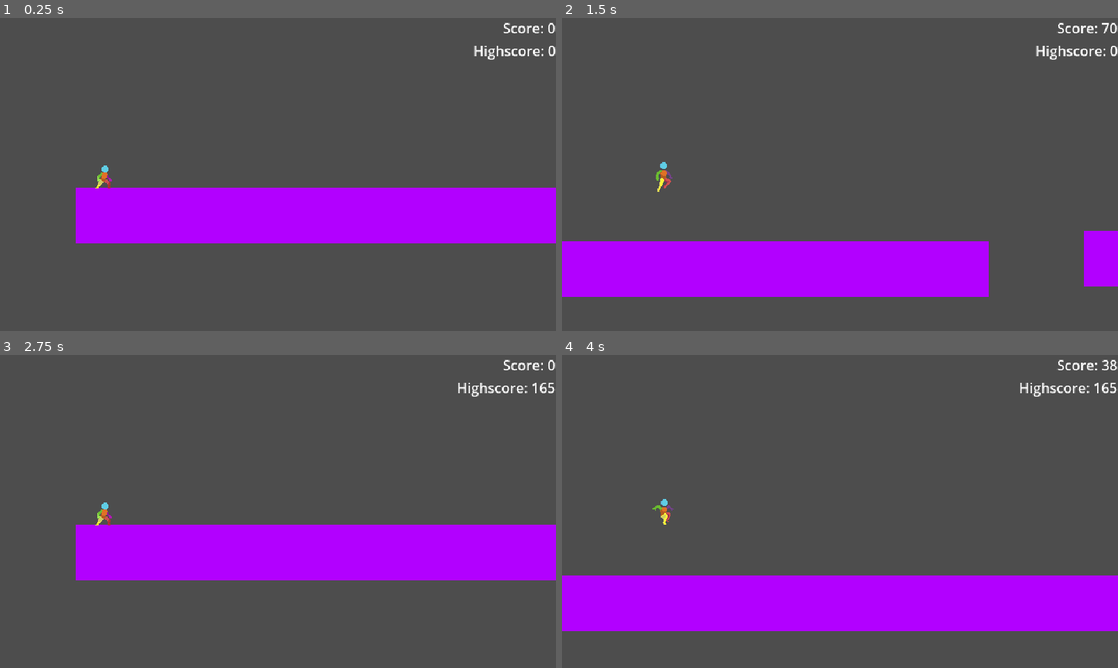
Above: before the commit, frames 1-4 (two rows, left to right).
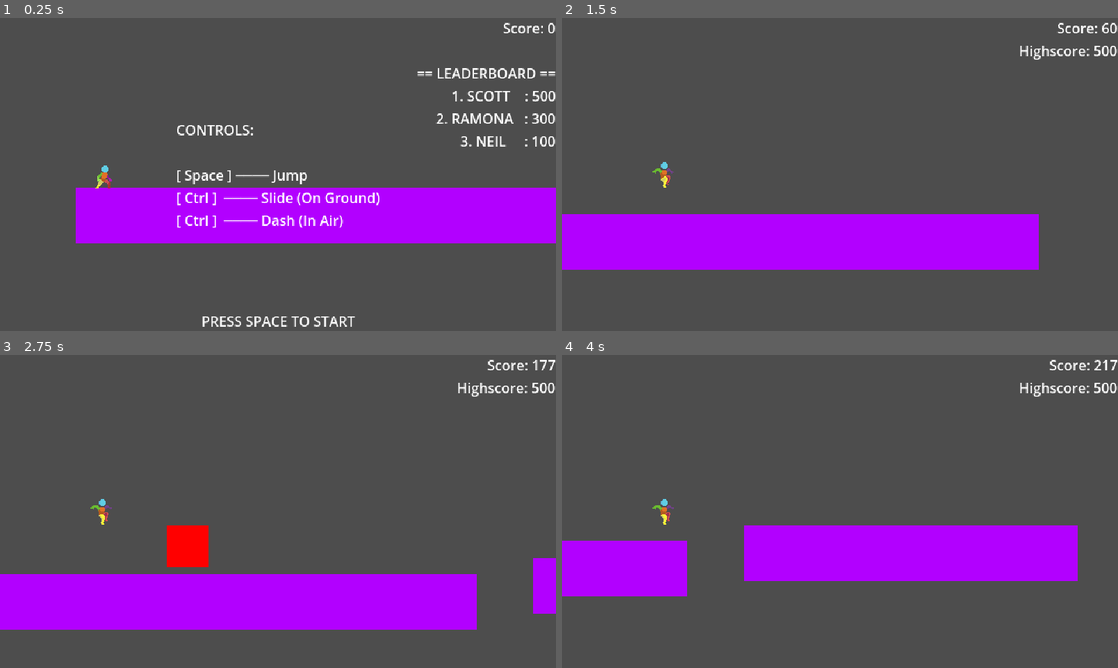
Above: after the commit, the same moments.

Repository: mschonberger/runner
Game: Godot game, scene res://scenes/main.tscn
The game is run twice, just before and just after one commit, with the same random seed, the same clock (stepped at 60 frames per second) and the same inputs.
Inputs:
- Up to frame 1 (0.25 s): no input
- Up to frame 2 (1.5 s): tap Space (jump) at 0.5, 0.77, 0.8, 1.07, 1.35 s; hold Ctrl (dash) 0.53-1.28 s
- Up to frame 3 (2.75 s): tap Space (jump) at 1.52, 1.82, 2.3 s; tap Ctrl (dash) at 1.55 s; hold Ctrl (dash) from 2.03 s (still down)
- Up to frame 4 (4 s): release Ctrl (dash) at 2.78 s; tap Ctrl (dash) at 2.85 s; tap Space (jump) at 3.02, 3.32, 3.6, 3.77 s

The runs differ from the first frame. In frame 1, 3.2% of the frame differs, in the area x 31-100%, y 8-99%; in frame 2, 16%; in frame 3, 28%, in the area x 0-100%, y 1-88%; in frame 4, 28%.

Commit message:
Improved UI
- Added controls overview and start prompt at the beginning
- Added Top 3 Leaderboard at the beginning

Diff:
--- a/scenes/main.tscn
+++ b/scenes/main.tscn
@@ -48,3 +48,31 @@
 text = "Score: 0
 Highscore: 0"
 horizontal_alignment = 2
+
+[node name="StartLabel" type="Label" parent="UI"]
+anchors_preset = 7
+anchor_left = 0.5
+anchor_top = 1.0
+anchor_right = 0.5
+anchor_bottom = 1.0
+offset_left = -79.5
+offset_top = -23.0
+offset_right = 79.5
+grow_horizontal = 2
+grow_vertical = 0
+text = "Push [Space] to start"
+horizontal_alignment = 1
+
+[node name="ControlsLabel" type="Label" parent="UI"]
+anchors_preset = 8
+anchor_left = 0.5
+anchor_top = 0.5
+anchor_right = 0.5
+anchor_bottom = 0.5
+offset_left = -79.5
+offset_top = -11.5
+offset_right = 79.5
+offset_bottom = 11.5
+grow_horizontal = 2
+grow_vertical = 2
+text = "Controls"
--- a/scripts/game_manager.gd
+++ b/scripts/game_manager.gd
@@ -12,7 +12,7 @@
 @export var hit_impact_multiplier: float = 0.70
 @export var min_speed_floor: float = 80.0
 
-@export var post_hit_suppression_time: float = 2.5 # Seconds before acceleration restores
+@export var post_hit_suppression_time: float = 2.5
 var _suppression_timer: float = 0.0
 
 var current_speed: float = 0.0
@@ -20,31 +20,35 @@
 var can_start: bool = true
 
 var current_score: float = 0.0
-var highscore: float = 0.0
+
+# Store top 3 scores as an Array of Dictionaries
+var leaderboard: Array = []
+
+signal highscore_achieved(score_value: float)
 
 func _ready() -> void:
 	add_to_group("game_manager")
 	current_speed = base_speed
 	running = false
 	can_start = true
-	_load_highscore()
+	_load_leaderboard()
 
 func _physics_process(delta: float) -> void:
-	# score
+	if not running:
+		return
+
 	current_score += current_speed * delta * 0.1
 
 	if _suppression_timer > 0.0:
 		_suppression_timer -= delta
-	else: # Only apply acceleration if the player hasn't crashed recently!
-		# Calculate how far we are from top speed (0.0 = at base, 1.0 = at max speed)
+	else:
 		var speed_percentage: float = current_speed / max_speed
-		# Dynamic easing: Accelerate faster when moving slow, slower when moving fast
 		var dynamic_accel: float = lerp(320.0, 45.0, speed_percentage)
 		current_speed += dynamic_accel * delta
 		current_speed = min(current_speed, max_speed)
 
 func start_running() -> void:
-	if running:
+	if running or not can_start:
 		return
 	running = true
 	current_speed = max(current_speed, start_speed)
@@ -53,14 +57,13 @@
 	running = false
 	current_speed = base_speed
 
-	if current_score > highscore:
-		highscore = current_score
-		_save_highscore()
-
-	current_score = 0.0
+	if _qualifies_for_leaderboard(current_score):
+		can_start = false
+		highscore_achieved.emit(current_score)
+	else:
+		current_score = 0.0
 
 func apply_speed_penalty(extra_amount: float) -> void:
-
 	# Immediate impact slam
 	current_speed *= hit_impact_multiplier
 
@@ -71,11 +74,52 @@
 	current_speed = max(min_speed_floor, current_speed - total)
 	_suppression_timer = post_hit_suppression_time
 
-func _load_highscore() -> void:
-	if FileAccess.file_exists("user://save.dat"):
-		var file = FileAccess.open("user://save.dat", FileAccess.READ)
-		highscore = file.get_float()
+func _qualifies_for_leaderboard(score_value: float) -> bool:
+	if score_value <= 0.0:
+		return false
+	if leaderboard.size() < 3:
+		return true
+	return score_value > leaderboard[-1]["score"]
 
-func _save_highscore() -> void:
-	var file = FileAccess.open("user://save.dat", FileAccess.WRITE)
-	file.store_float(highscore)
+func get_best_score() -> float:
+	if leaderboard.is_empty():
+		return 0.0
+	return leaderboard[0]["score"]
+
+func add_leaderboard_entry(player_name: String, score_value: float) -> void:
+	if player_name.strip_edges() == "":
+		player_name = "AAA"
+
+	var new_entry = {"name": player_name.to_upper().substr(0, 8), "score": score_value}
+	leaderboard.append(new_entry)
+
+	leaderboard.sort_custom(func(a, b): return a["score"] > b["score"])
+
+	if leaderboard.size() > 3:
+		leaderboard.resize(3)
+
+	_save_leaderboard()
+	current_score = 0.0
+	can_start = true
+
+func _load_leaderboard() -> void:
+	leaderboard.clear()
+	if FileAccess.file_exists("user://leaderboard.dat"):
+		var file = FileAccess.open("user://leaderboard.dat", FileAccess.READ)
+		var json_string = file.get_as_text()
+		var json = JSON.new()
+		if json.parse(json_string) == OK:
+			if json.data is Array:
+				leaderboard = json.data
+				return
+
+	leaderboard = [
+		{"name": "SCOTT", "score": 500.0},
+		{"name": "RAMONA", "score": 300.0},
+		{"name": "NEIL", "score": 100.0}
+	]
+
+func _save_leaderboard() -> void:
+	var file = FileAccess.open("user://leaderboard.dat", FileAccess.WRITE)
+	var json_string = JSON.stringify(leaderboard)
+	file.store_string(json_string)
--- a/scripts/player.gd
+++ b/scripts/player.gd
@@ -188,7 +188,11 @@
 		started = true
 		if gm != null:
 			gm.start_running()
-		state = PlayerState.WALK
+
+		# Give an immediate upward jump velocity when kicking off from the start screen
+		velocity.y = _effective_jump_velocity()
+		state = PlayerState.JUMP
+		coyote_time_left = 0.0
 		return
 
 	if coyote_time_left > 0.0:
--- a/scripts/ui.gd
+++ b/scripts/ui.gd
@@ -1,16 +1,109 @@
 extends CanvasLayer
 
 @onready var label: Label = $ScoreLabel
+@onready var start_label: Label = $StartLabel
+@onready var controls_label: Label = $ControlsLabel
+
 var gm: GameManager
+var blink_timer: float = 0.0
+var blink_speed: float = 4.5
 
-func _ready():
+var entry_panel: PanelContainer
+var name_input: LineEdit
+var pending_highscore_value: float = 0.0
+
+func _ready() -> void:
 	gm = get_parent().get_node("GameManager")
+	if gm != null:
+		gm.highscore_achieved.connect(_on_highscore_triggered)
 
-func _process(_delta):
+	_setup_initial_ui_text()
+	_build_procedural_entry_ui()
+
+func _process(delta: float) -> void:
 	if gm == null:
 		return
 
-	label.text = "Score: %d\nHighscore: %d" % [
-		int(gm.current_score),
-		int(gm.highscore)
-	]
+	# Update UI text dynamically based on running state
+	_update_score_ui_display()
+
+	# Toggle main intro screens visibility
+	if gm.running or entry_panel.visible:
+		if start_label != null: start_label.visible = false
+		if controls_label != null: controls_label.visible = false
+	else:
+		if start_label != null: start_label.visible = true
+		if controls_label != null: controls_label.visible = true
+
+		blink_timer += delta
+		if start_label != null:
+			start_label.modulate.a = (sin(blink_timer * blink_speed) + 1.0) / 2.0
+
+func _update_score_ui_display() -> void:
+	if gm.running:
+		# CLEAN RUNNING MODE: Just basic numbers layout, no names
+		label.text = "Score: %d\nHighscore: %d" % [
+			int(gm.current_score),
+			int(gm.get_best_score())
+		]
+	else:
+		# IDLE STATE MODE: Show full ranked top 3 layout dashboard details
+		var text_output = "Score: %d\n\n== LEADERBOARD ==\n" % int(gm.current_score)
+		for i in range(gm.leaderboard.size()):
+			var entry = gm.leaderboard[i]
+			text_output += "%d. %-8s : %d\n" % [i + 1, entry["name"], int(entry["score"])]
+		label.text = text_output
+
+func _setup_initial_ui_text() -> void:
+	if controls_label != null:
+		controls_label.text = "CONTROLS:\n\n[ Space ] ──── Jump\n[ Ctrl ]  ──── Slide (On Ground)\n[ Ctrl ]  ──── Dash (In Air)"
+	if start_label != null:
+		start_label.text = "PRESS SPACE TO START"
+
+func _build_procedural_entry_ui() -> void:
+	entry_panel = PanelContainer.new()
+	entry_panel.visible = false
+	entry_panel.custom_minimum_size = Vector2(320, 140)
+	entry_panel.set_anchors_preset(Control.PRESET_CENTER)
+	entry_panel.grow_horizontal = Control.GROW_DIRECTION_BOTH
+	entry_panel.grow_vertical = Control.GROW_DIRECTION_BOTH
+	add_child(entry_panel)
+
+	var margin_container = MarginContainer.new()
+	margin_container.add_theme_constant_override("margin_top", 12)
+	margin_container.add_theme_constant_override("margin_bottom", 12)
+	margin_container.add_theme_constant_override("margin_left", 16)
+	margin_container.add_theme_constant_override("margin_right", 16)
+	entry_panel.add_child(margin_container)
+
+	var vbox = VBoxContainer.new()
+	vbox.add_theme_constant_override("separation", 10)
+	margin_container.add_child(vbox)
+
+	var title := Label.new()
+	title.text = "NEW HIGHSCORE!"
+	title.horizontal_alignment = HORIZONTAL_ALIGNMENT_CENTER
+	vbox.add_child(title)
+
+	name_input = LineEdit.new()
+	name_input.placeholder_text = "ENTER YOUR NAME..."
+	name_input.max_length = 8
+	name_input.alignment = HORIZONTAL_ALIGNMENT_CENTER
+	name_input.text_submitted.connect(_on_name_submitted)
+	vbox.add_child(name_input)
+
+	var hint := Label.new()
+	hint.text = "Press Enter to Save"
+	hint.horizontal_alignment = HORIZONTAL_ALIGNMENT_CENTER
+	hint.modulate.a = 0.6
+	vbox.add_child(hint)
+
+func _on_highscore_triggered(score_value: float) -> void:
+	pending_highscore_value = score_value
+	entry_panel.visible = true
+	name_input.text = ""
+	name_input.grab_focus()
+
+func _on_name_submitted(new_text: String) -> void:
+	entry_panel.visible = false
+	gm.add_leaderboard_entry(new_text, pending_highscore_value)
Not shown, changed: project_code.txt
Not shown, changed: project_scenes.txt
